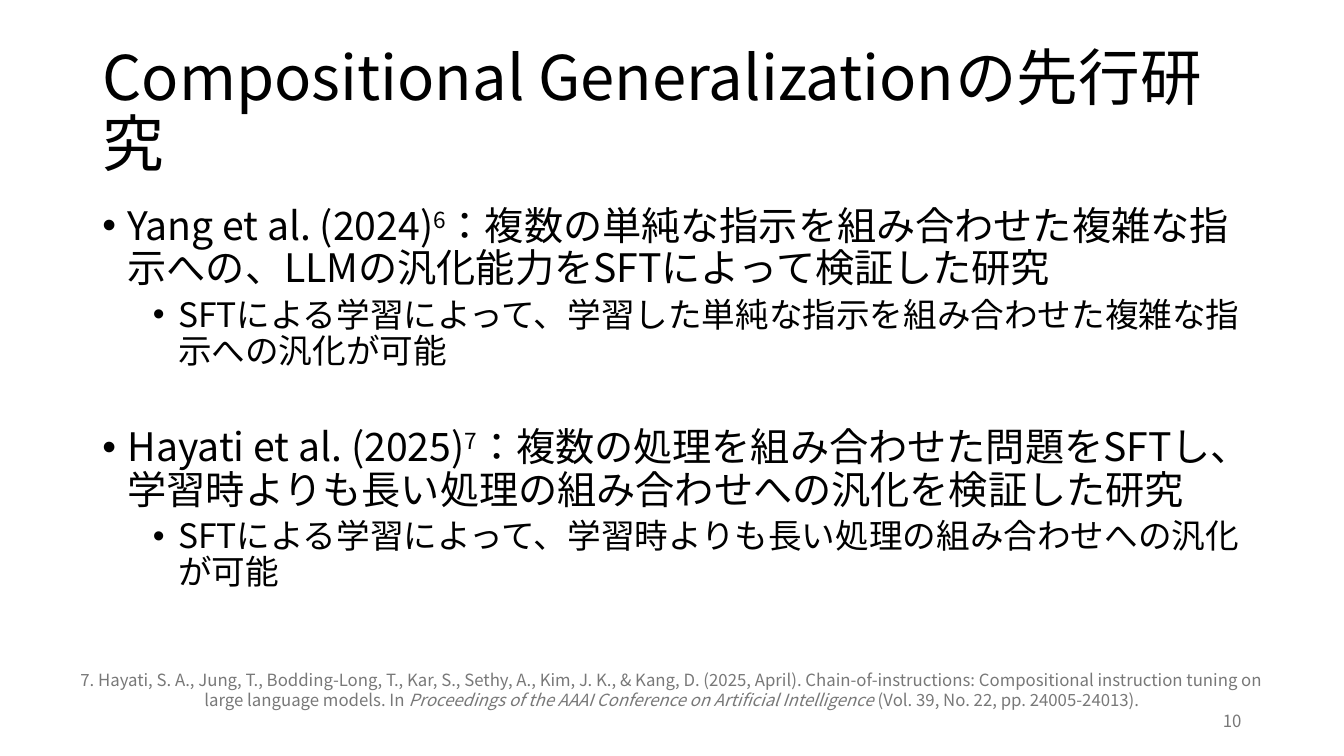
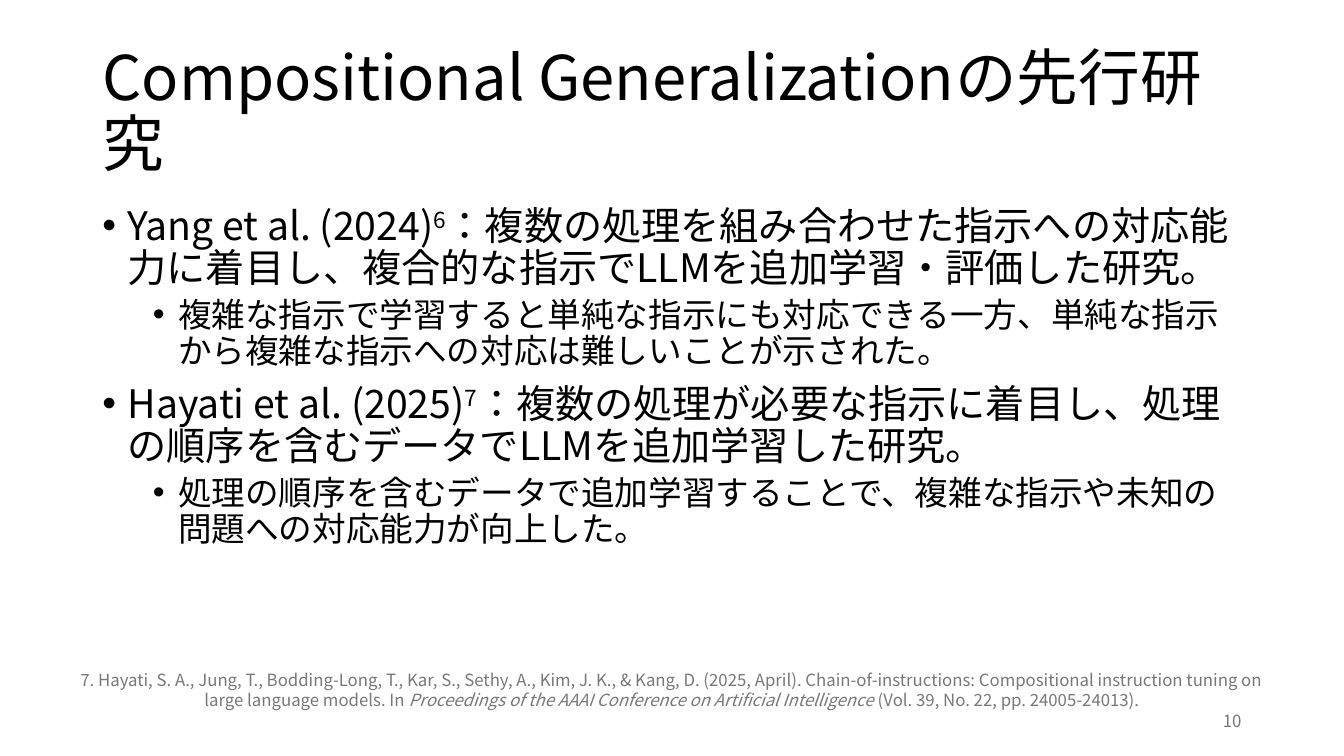
Before and after one commit to rollotea/array-task, a slide deck: slide 10 of 生成AIの追加学習による問題.pptx. Drawn at 1344x756 pixels with LibreOffice and Linux fonts; fonts in the diff are those of the drawing. Boxes give left, top, right and bottom in pixels: in the first picture for what was removed or moved away, otherwise in the second. Text is boxed around its words. In the diff, an @@ line names an element or a change of style, - is before the commit and + after.

```diff
--- a/生成AIの追加学習による問題.pptx
+++ b/生成AIの追加学習による問題.pptx
@@ text at [128, 207, 1229, 544]: text changed @@
-• Yang et al. (2024)6：複数の単純な指示を組み合わせた複雑な指示への、LLMの汎化能力をSFTによって検証した研究
-  • SFTによる学習によって、学習した単純な指示を組み合わせた複雑な指示への汎化が可能
-• Hayati et al. (2025)7：複数の処理を組み合わせた問題をSFTし、学習時よりも長い処理の組み合わせへの汎化を検証した研究
-  • SFTによる学習によって、学習時よりも長い処理の組み合わせへの汎化が可能
+• Yang et al. (2024)6：複数の処理を組み合わせた指示への対応能力に着目し、複合的な指示でLLMを追加学習・評価した研究。
+  • 複雑な指示で学習すると単純な指示にも対応できる一方、単純な指示から複雑な指示への対応は難しいことが示された。
+• Hayati et al. (2025)7：複数の処理が必要な指示に着目し、処理の順序を含むデータでLLMを追加学習した研究。
+  • 処理の順序を含むデータで追加学習することで、複雑な指示や未知の問題への対応能力が向上した。
```
Also in this commit, not shown: 14 other slides changed, 1 slide added, 1 slide removed, 4 other files.
